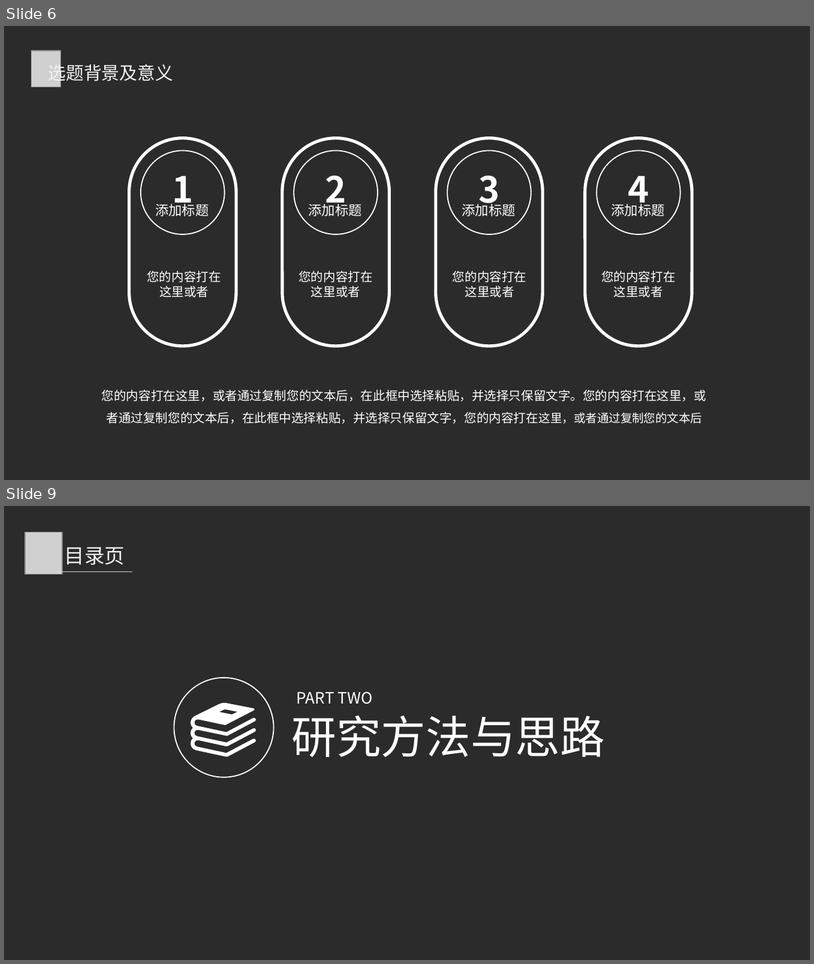
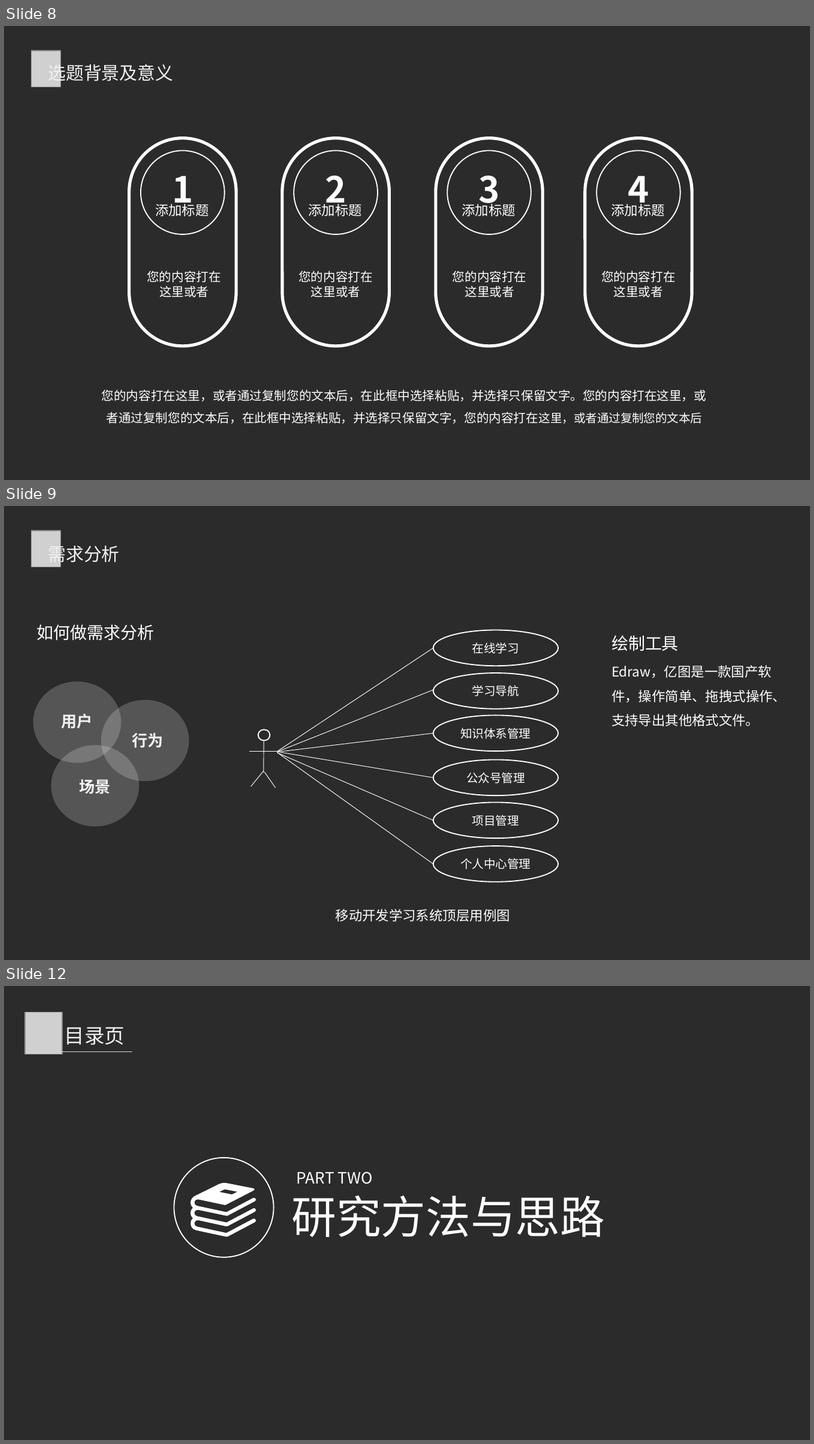
Before and after one commit to SunshineXyq/Write, a slide deck: 学术答辩-01.pptx. Shown one above the other, each under a label of ours: slides 6 and 9 before the commit, slides 8, 9 and 12 after it; the slides between them are not shown. The pictures are 814x964 and 814x1444 pixels, drawn with LibreOffice and Linux fonts; fonts in the diff are those of the drawing; grey boxes stand for pictures; background and template pictures are left out; a plain dark background stands for a picture behind light text. Boxes give left, top, right and bottom in pixels: in the first picture for what was removed or moved away, otherwise in the second. Text is boxed around its words. In the diff, an @@ line names an element or a change of style, - is before the commit and + after.

```diff
--- a/学术答辩-01.pptx
+++ b/学术答辩-01.pptx
@@ slide 9 added at [4, 506, 810, 960], background picture (left out) @@
@@ picture added at [32, 530, 60, 567] @@
@@ text added at [48, 542, 120, 565], 16 pt, text #F2F2F2 @@
+需求分析
@@ text added at [37, 624, 155, 640], 15 pt, text #FFFFFF @@
+如何做需求分析
@@ ellipse added at [434, 630, 559, 666], outline #FFFFFF 1 pt, 10.5 pt, text #FFFFFF @@
+在线学习
@@ line added from (278, 751) to (434, 648), #FFFFFF 0.5 pt @@
@@ text added at [612, 635, 679, 651], 15 pt, text #FFFFFF @@
+绘制工具
@@ text added at [612, 665, 786, 726], 12 pt, text #FFFFFF @@
+Edraw，亿图是一款国产软件，操作简单、拖拽式操作、支持导出其他格式文件。
@@ freeform shape added at [29, 678, 126, 767], fill #FFFFFF at 20% opacity @@
@@ ellipse added at [434, 673, 559, 708], outline #FFFFFF 1 pt, 10.5 pt, text #FFFFFF @@
+学习导航
@@ freeform shape added at [97, 696, 194, 785], fill #FFFFFF at 20% opacity @@
@@ line added from (278, 751) to (434, 690), #FFFFFF 0.5 pt @@
@@ text added at [62, 714, 93, 728], 14 pt, text #F2F2F2, bold @@
+用户
@@ ellipse added at [434, 715, 559, 750], outline #FFFFFF 1 pt, 10.5 pt, text #FFFFFF @@
+知识体系管理
@@ text added at [132, 733, 164, 748], 14 pt, text #F2F2F2, bold @@
+行为
@@ ellipse added at [258, 729, 270, 741], outline #FFFFFF 1 pt @@
@@ line added from (278, 752) to (434, 733), #FFFFFF 0.5 pt @@
@@ freeform shape added at [47, 741, 144, 830], fill #FFFFFF at 20% opacity @@
@@ line added from (250, 751) to (278, 751), #FFFFFF 0.5 pt @@
@@ line added from (264, 741) to (264, 772), #FFFFFF 0.5 pt @@
@@ line added from (278, 751) to (434, 778), #FFFFFF 0.5 pt @@
@@ line added from (278, 753) to (434, 820), #FFFFFF 0.5 pt @@
@@ line added from (278, 752) to (434, 863), #FFFFFF 0.5 pt @@
@@ line added from (264, 771) to (251, 787), #FFFFFF 0.5 pt @@
@@ line added from (264, 772) to (276, 787), #FFFFFF 0.5 pt @@
@@ ellipse added at [434, 759, 559, 795], outline #FFFFFF 1 pt, 10.5 pt, text #FFFFFF @@
+公众号管理
@@ text added at [80, 779, 111, 794], 14 pt, text #F2F2F2, bold @@
+场景
@@ ellipse added at [434, 802, 559, 837], outline #FFFFFF 1 pt, 10.5 pt, text #FFFFFF @@
+项目管理
@@ ellipse added at [434, 846, 559, 881], outline #FFFFFF 1 pt, 10.5 pt, text #FFFFFF @@
+个人中心管理
@@ text added at [336, 909, 510, 921], 12 pt, text #FFFFFF @@
+移动开发学习系统顶层用例图
@@ what was slide 6 is now slide 8 @@
@@ what was slide 9 is now slide 12 @@
```
Also in this commit, not shown: 3 slides changed, 2 other slides added, 2 other files.
